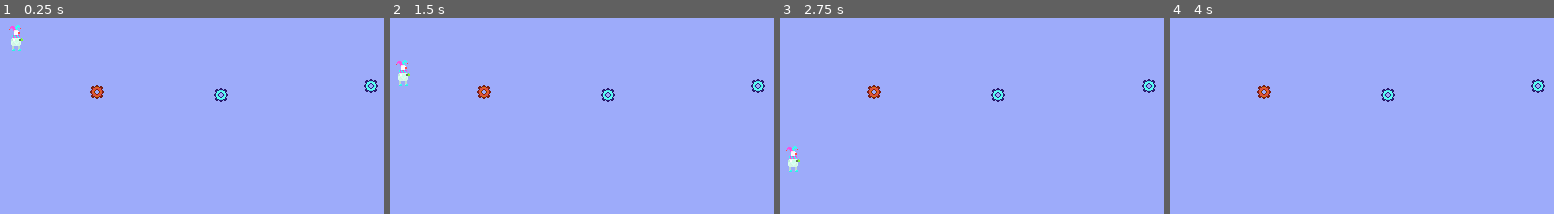
Above: before the commit, frames 1-4 (left to right).
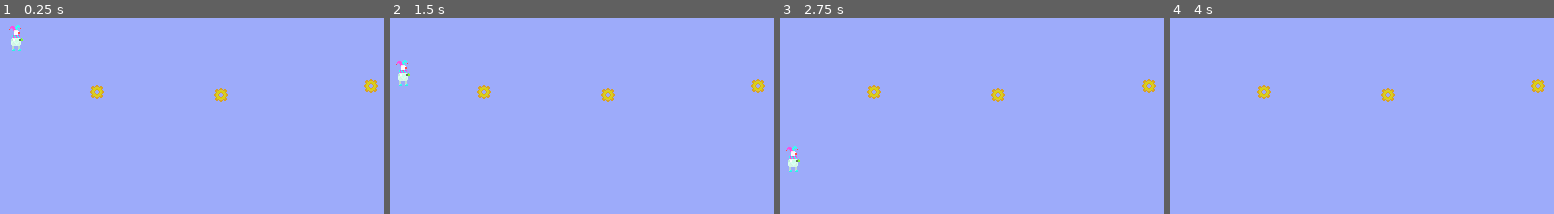
Above: after the commit, the same moments.

Repository: Person552/tower-swing
Game: Godot game, scene res://scenes/main.tscn
Two runs of this game, one before a commit and one after it. Both use one fixed random seed, a clock stepped at 60 frames per second and the inputs below.
Inputs:
- Up to frame 1 (0.25 s): no input
- Up to frame 2 (1.5 s): tap Enter (ui_accept) at 0.5, 0.77 s
- Up to frame 3 (2.75 s): tap Enter (ui_accept) at 1.52 s
- Up to frame 4 (4 s): tap Enter (ui_accept) at 3.02, 3.5, 3.77 s

The runs differ from the first frame. In frame 1, 0.5% of the frame differs, in the area x 23-99%, y 31-43%; in frame 2, 0.5%; in frame 3, 0.5%; in frame 4, 0.5%.

Commit message:
Visual updates
Improved sticky hand visuals and fixed minor visual bugs

Diff:
--- a/scenes/hook.tscn
+++ b/scenes/hook.tscn
@@ -8,8 +8,10 @@
 [node name="Hook" type="Node2D" unique_id=770464561]
 script = ExtResource("1_qfoqi")
 
-[node name="Tip" type="Sprite2D" parent="." unique_id=1907809456]
-texture = ExtResource("1_p5w6b")
+[node name="StickyHandRing" type="Sprite2D" parent="." unique_id=732603424]
+position = Vector2(10, 0)
+texture = ExtResource("4_76t2v")
+offset = Vector2(-12, 0)
 
 [node name="Chain" type="Sprite2D" parent="." unique_id=1322105656]
 texture_repeat = 2
@@ -20,7 +22,5 @@
 region_enabled = true
 region_rect = Rect2(0, 0, 4, 4)
 
-[node name="StickyHandRing" type="Sprite2D" parent="." unique_id=732603424]
-position = Vector2(10, 0)
-texture = ExtResource("4_76t2v")
-offset = Vector2(4, 0)
+[node name="Tip" type="Sprite2D" parent="." unique_id=1907809456]
+texture = ExtResource("1_p5w6b")
--- a/scenes/hook_point.tscn
+++ b/scenes/hook_point.tscn
@@ -3,33 +3,33 @@
 [ext_resource type="Script" uid="uid://cbld2bk53n63x" path="res://scripts/hook_point.gd" id="1_y31g3"]
 [ext_resource type="Texture2D" uid="uid://b24ijiadwv45" path="res://textures/hookpoints.png" id="2_y31g3"]
 
+[sub_resource type="AtlasTexture" id="AtlasTexture_y31g3"]
+atlas = ExtResource("2_y31g3")
+region = Rect2(32, 0, 16, 16)
+
 [sub_resource type="AtlasTexture" id="AtlasTexture_kgy2h"]
 atlas = ExtResource("2_y31g3")
-region = Rect2(0, 0, 16, 16)
+region = Rect2(32, 16, 16, 16)
 
 [sub_resource type="AtlasTexture" id="AtlasTexture_rabuv"]
 atlas = ExtResource("2_y31g3")
-region = Rect2(0, 16, 16, 16)
+region = Rect2(32, 32, 16, 16)
 
 [sub_resource type="AtlasTexture" id="AtlasTexture_m7fba"]
 atlas = ExtResource("2_y31g3")
-region = Rect2(0, 32, 16, 16)
+region = Rect2(32, 48, 16, 16)
 
 [sub_resource type="AtlasTexture" id="AtlasTexture_43l11"]
 atlas = ExtResource("2_y31g3")
-region = Rect2(0, 48, 16, 16)
+region = Rect2(32, 64, 16, 16)
 
 [sub_resource type="AtlasTexture" id="AtlasTexture_an26g"]
 atlas = ExtResource("2_y31g3")
-region = Rect2(0, 64, 16, 16)
+region = Rect2(32, 80, 16, 16)
 
 [sub_resource type="AtlasTexture" id="AtlasTexture_r44k5"]
 atlas = ExtResource("2_y31g3")
-region = Rect2(0, 80, 16, 16)
-
-[sub_resource type="AtlasTexture" id="AtlasTexture_xvnol"]
-atlas = ExtResource("2_y31g3")
-region = Rect2(0, 112, 16, 16)
+region = Rect2(32, 112, 16, 16)
 
 [sub_resource type="AtlasTexture" id="AtlasTexture_potai"]
 atlas = ExtResource("2_y31g3")
@@ -59,37 +59,40 @@
 atlas = ExtResource("2_y31g3")
 region = Rect2(16, 112, 16, 16)
 
+[sub_resource type="AtlasTexture" id="AtlasTexture_xvnol"]
+atlas = ExtResource("2_y31g3")
+region = Rect2(0, 0, 16, 16)
+
 [sub_resource type="AtlasTexture" id="AtlasTexture_dm574"]
 atlas = ExtResource("2_y31g3")
-region = Rect2(32, 0, 16, 16)
+region = Rect2(0, 16, 16, 16)
 
 [sub_resource type="AtlasTexture" id="AtlasTexture_qgsk7"]
 atlas = ExtResource("2_y31g3")
-region = Rect2(32, 16, 16, 16)
+region = Rect2(0, 32, 16, 16)
 
 [sub_resource type="AtlasTexture" id="AtlasTexture_41j5s"]
 atlas = ExtResource("2_y31g3")
-region = Rect2(32, 32, 16, 16)
+region = Rect2(0, 48, 16, 16)
 
 [sub_resource type="AtlasTexture" id="AtlasTexture_tdw3c"]
 atlas = ExtResource("2_y31g3")
-region = Rect2(32, 48, 16, 16)
+region = Rect2(0, 64, 16, 16)
 
 [sub_resource type="AtlasTexture" id="AtlasTexture_73c13"]
 atlas = ExtResource("2_y31g3")
-region = Rect2(32, 64, 16, 16)
+region = Rect2(0, 80, 16, 16)
 
 [sub_resource type="AtlasTexture" id="AtlasTexture_nnhe8"]
 atlas = ExtResource("2_y31g3")
-region = Rect2(32, 80, 16, 16)
-
-[sub_resource type="AtlasTexture" id="AtlasTexture_bxvrk"]
-atlas = ExtResource("2_y31g3")
-region = Rect2(32, 112, 16, 16)
+region = Rect2(0, 112, 16, 16)
 
 [sub_resource type="SpriteFrames" id="SpriteFrames_psq6u"]
 animations = [{
 "frames": [{
+"duration": 1.0,
+"texture": SubResource("AtlasTexture_y31g3")
+}, {
 "duration": 1.0,
 "texture": SubResource("AtlasTexture_kgy2h")
 }, {
@@ -104,9 +107,6 @@
 }, {
 "duration": 1.0,
 "texture": SubResource("AtlasTexture_an26g")
-}, {
-"duration": 1.0,
-"texture": SubResource("AtlasTexture_r44k5")
 }],
 "loop": 1,
 "name": &"loop",
@@ -114,7 +114,7 @@
 }, {
 "frames": [{
 "duration": 1.0,
-"texture": SubResource("AtlasTexture_xvnol")
+"texture": SubResource("AtlasTexture_r44k5")
 }],
 "loop": 1,
 "name": &"loop_hooked",
@@ -153,6 +153,9 @@
 }, {
 "frames": [{
 "duration": 1.0,
+"texture": SubResource("AtlasTexture_xvnol")
+}, {
+"duration": 1.0,
 "texture": SubResource("AtlasTexture_dm574")
 }, {
 "duration": 1.0,
@@ -166,9 +169,6 @@
 }, {
 "duration": 1.0,
 "texture": SubResource("AtlasTexture_73c13")
-}, {
-"duration": 1.0,
-"texture": SubResource("AtlasTexture_nnhe8")
 }],
 "loop": 1,
 "name": &"swing",
@@ -176,7 +176,7 @@
 }, {
 "frames": [{
 "duration": 1.0,
-"texture": SubResource("AtlasTexture_bxvrk")
+"texture": SubResource("AtlasTexture_nnhe8")
 }],
 "loop": 1,
 "name": &"swing_hooked",
@@ -189,4 +189,4 @@
 [node name="AnimatedSprite2D" type="AnimatedSprite2D" parent="." unique_id=1647605189]
 z_index = -1
 sprite_frames = SubResource("SpriteFrames_psq6u")
-animation = &"loop"
+animation = &"loop_hooked"
--- a/scenes/main.tscn
+++ b/scenes/main.tscn
@@ -26,7 +26,7 @@
 
 [node name="HookPoint0" parent="HookPoints" unique_id=1162302159 instance=ExtResource("6_tefeu")]
 position = Vector2(81, 58)
-type = "pull"
+type = "loop"
 
 [node name="HookPoint1" parent="HookPoints" unique_id=946499217 instance=ExtResource("6_tefeu")]
 position = Vector2(205, 61)
@@ -35,55 +35,73 @@
 
 [node name="HookPoint2" parent="HookPoints" unique_id=1474490327 instance=ExtResource("6_tefeu")]
 position = Vector2(355, 52)
+type = "loop"
 id = 2
 
 [node name="HookPoint3" parent="HookPoints" unique_id=493173233 instance=ExtResource("6_tefeu")]
 position = Vector2(495, 54)
+type = "loop"
+id = 3
 
 [node name="HookPoint4" parent="HookPoints" unique_id=359580564 instance=ExtResource("6_tefeu")]
 position = Vector2(672, 51)
+type = "loop"
+id = 4
 
 [node name="HookPoint5" parent="HookPoints" unique_id=1248853429 instance=ExtResource("6_tefeu")]
 position = Vector2(820, 49)
+type = "loop"
+id = 5
 
 [node name="HookPoint6" parent="HookPoints" unique_id=1449280247 instance=ExtResource("6_tefeu")]
 position = Vector2(979, 49)
+type = "loop"
+id = 6
 
 [node name="HookPoint7" parent="HookPoints" unique_id=1302894851 instance=ExtResource("6_tefeu")]
 position = Vector2(1145, 49)
-type = "pull"
+type = "loop"
+id = 7
 
 [node name="HookPoint8" parent="HookPoints" unique_id=2060206556 instance=ExtResource("6_tefeu")]
 position = Vector2(1309, 49)
-type = "pull"
+type = "loop"
+id = 8
 
 [node name="HookPoint9" parent="HookPoints" unique_id=774579998 instance=ExtResource("6_tefeu")]
 position = Vector2(1448, 47)
-type = "pull"
+type = "loop"
+id = 9
 
 [node name="HookPoint10" parent="HookPoints" unique_id=1943518219 instance=ExtResource("6_tefeu")]
 position = Vector2(1596, 51)
-type = "pull"
+type = "loop"
+id = 10
 
 [node name="HookPoint11" parent="HookPoints" unique_id=216774055 instance=ExtResource("6_tefeu")]
 position = Vector2(1761, 55)
-type = "pull"
+type = "loop"
+id = 11
 
 [node name="HookPoint12" parent="HookPoints" unique_id=1815354478 instance=ExtResource("6_tefeu")]
 position = Vector2(1922, 53)
-type = "pull"
+type = "loop"
+id = 12
 
 [node name="HookPoint13" parent="HookPoints" unique_id=831209253 instance=ExtResource("6_tefeu")]
 position = Vector2(2064, 52)
-type = "pull"
+type = "loop"
+id = 13
 
 [node name="HookPoint14" parent="HookPoints" unique_id=570173497 instance=ExtResource("6_tefeu")]
 position = Vector2(2221, 54)
-type = "pull"
+type = "loop"
+id = 14
 
 [node name="HookPoint15" parent="HookPoints" unique_id=1865931048 instance=ExtResource("6_tefeu")]
 position = Vector2(2369, 52)
-type = "pull"
+type = "loop"
+id = 15
 
 [node name="Player" parent="." unique_id=625837165 instance=ExtResource("2_0wfyh")]
 
--- a/scripts/hook.gd
+++ b/scripts/hook.gd
@@ -12,5 +12,6 @@
 	player_pos = $"..".position + $"../Sticky Hand Hardpoint".position
 	self.position = target_pos
 	$StickyHandRing.position.x = self.position.distance_to($"../Sticky Hand Hardpoint".position)
-	$Chain.region_rect.size.x = self.position.length()-$StickyHandRing.texture.get_width()
+	$Chain.region_rect.size.x = self.position.length() - 20 # $StickyHandRing.texture.get_width()
+	# Changed above and altered textures and offset prevent a visual glitch where the arm and ring would disconnect
 	self.look_at(player_pos)
--- a/scripts/hook_point.gd
+++ b/scripts/hook_point.gd
@@ -9,6 +9,8 @@
 
 var current_offset = Vector2(0.0, 0.0)
 
+const max_drift = 2
+
 func _process(delta: float) -> void:
 	if Engine.is_editor_hint():
 		var name_id = String(self.name).replace("HookPoint","")
@@ -18,12 +20,13 @@
 		# Code for hookpoints to randomly float around
 		current_offset.x += randf_range(-0.1,0.1)
 		current_offset.y += randf_range(-0.1,0.1)
-		if current_offset.x > 2:
-			current_offset.x = 2
-		if current_offset.x < -2:
-			current_offset.x = -2
-		if current_offset.y > 2:
-			current_offset.x = 2
-		if current_offset.y < -2:
-			current_offset.x = -2
+		#
+		if current_offset.x > max_drift:
+			current_offset.x = max_drift
+		if current_offset.x < -max_drift:
+			current_offset.x = -max_drift
+		if current_offset.y > max_drift:
+			current_offset.x = max_drift
+		if current_offset.y < -max_drift:
+			current_offset.x = -max_drift
 		$AnimatedSprite2D.offset = Vector2(int(current_offset.x), int(current_offset.y))
Binary file changed: textures/arm.png
Binary file changed: textures/hand.png
Binary file changed: textures/sticky_hand_ring.png
